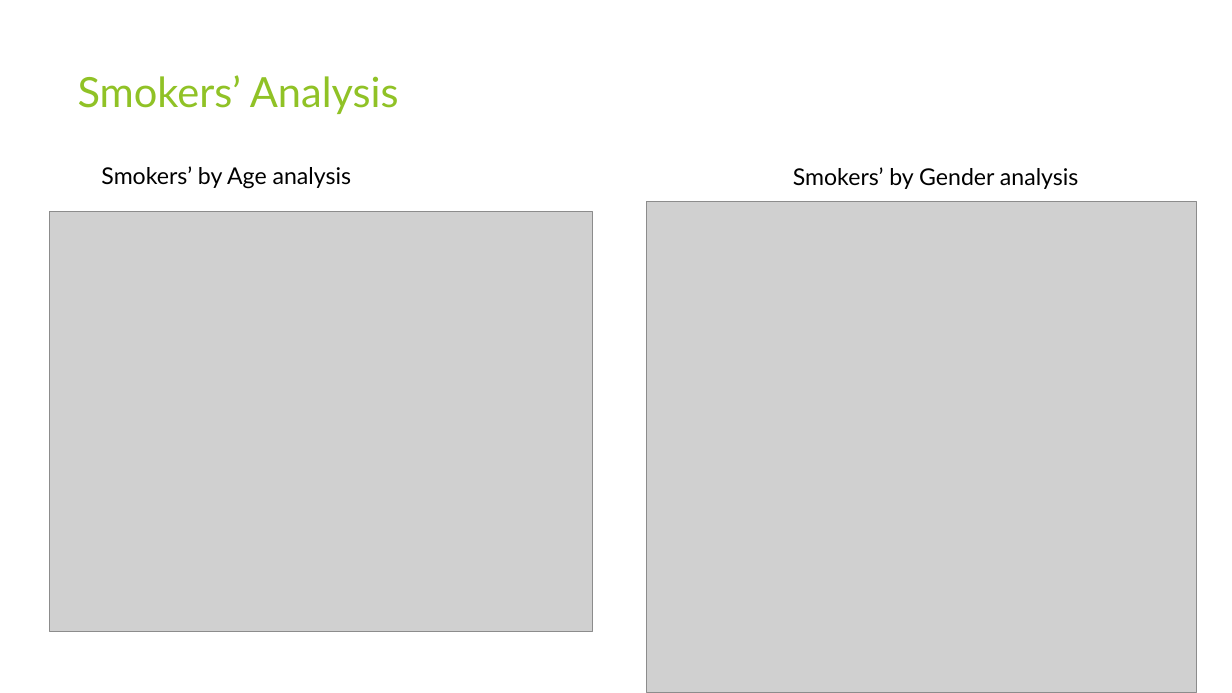
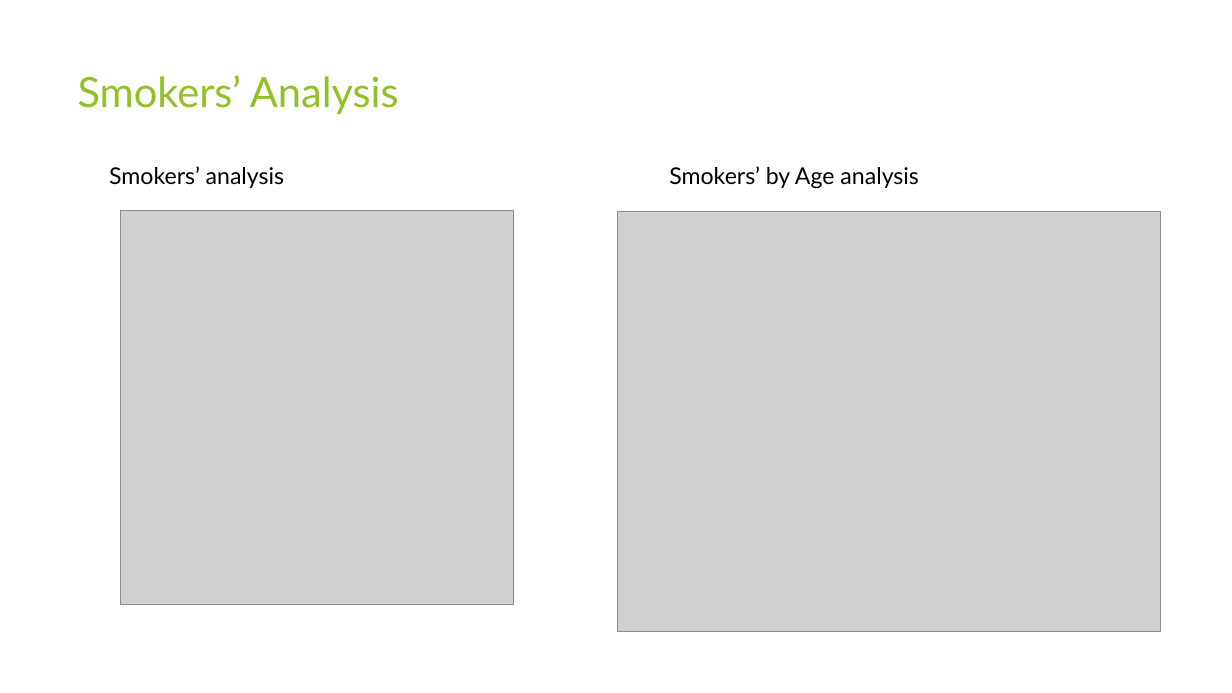
Before and after one commit to JohanaMarie/project_1, a slide deck: slide 9 of Data Analysis on Medical Insurance Costs.pptx. Drawn at 1232x693 pixels with LibreOffice and Linux fonts; fonts in the diff are those of the drawing; grey boxes stand for pictures. Boxes give left, top, right and bottom in pixels: in the first picture for what was removed or moved away, otherwise in the second. Text is boxed around its words. In the diff, an @@ line names an element or a change of style, - is before the commit and + after.

Commit message:
added ppt

```diff
--- a/Data Analysis on Medical Insurance Costs.pptx
+++ b/Data Analysis on Medical Insurance Costs.pptx
@@ text at (x1=109, y1=166, x2=284, y2=188): text changed @@
-Smokers’ by Gender analysis
+Smokers’ analysis
@@ text "Smokers’ by Age analysis" moved from (x1=101, y1=166, x2=351, y2=189) to (x1=669, y1=166, x2=918, y2=189) @@
@@ picture removed at (x1=647, y1=201, x2=1197, y2=692) @@
@@ picture added at (x1=120, y1=211, x2=514, y2=604) @@
@@ picture moved from (x1=50, y1=212, x2=593, y2=631) to (x1=617, y1=212, x2=1161, y2=631) @@
```
Also in this commit, not shown: 1 other slide changed.
